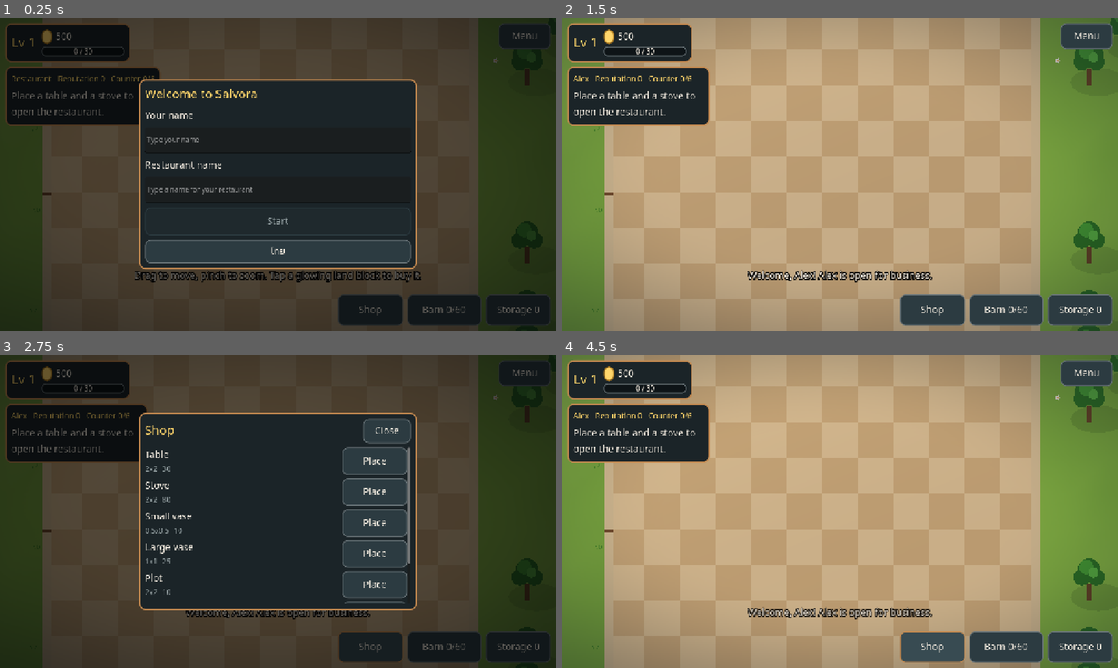
Above: before the commit, frames 1-4 (two rows, left to right).
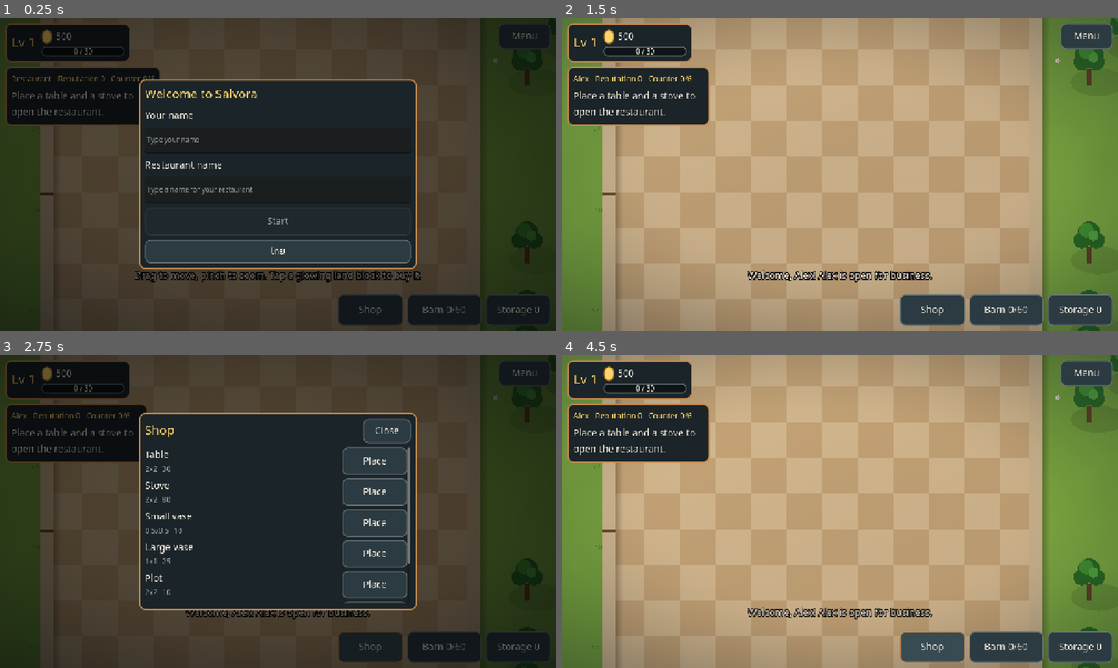
Above: after the commit, the same moments.

Repository: sakagitnat/My-game
Game: Godot game, scene res://scenes/world.tscn
Same seed, same stepped clock (60 frames per second), same inputs: the game is played once before the commit and once after it.
Inputs (mouse positions are in pixels of both pictures, inside the frame that each line leads up to):
- Up to frame 1 (0.25 s): no input
- Up to frame 2 (1.5 s): click (840, 140) at 0.52 s; type "Alex" at 0.6 s; click (840, 190) at 0.75 s; type "Alex" at 0.83 s; click "Start" at 1.25 s
- Up to frame 3 (2.75 s): click "Shop" at 2 s
- Up to frame 4 (4.5 s): click "Barn 0/60" at 2.75 s; click "Storage 0" at 3.5 s; click "Shop" at 4.25 s

The runs differ from the first frame. In frame 1, 0.6% of the frame differs, in the area x 7-87%, y 0-99%; in frame 2, 1.5%; in frame 3, 0.6%; in frame 4, 1.5%, in the area x 7-87%, y 0-100%.

Commit message:
Walls: thick side post overlapping the corner, floor shadow along walls, tall stove over the wall; template and docs follow
Co-Authored-By: Claude Sonnet 5.5 <noreply@anthropic.com>
Claude-Session: https://claude.ai/code/session_017R2xVMGFyizhgT3oNq3RGh

Diff:
--- a/assets/td/art_workshop/set_template_layout.json
+++ b/assets/td/art_workshop/set_template_layout.json
@@ -25,9 +25,9 @@
    "status": "now",
    "note": "ใช้ในเกมตอนนี้",
    "sheetW": 1920,
-   "sheetH": 1744,
+   "sheetH": 1808,
    "pxW": 480,
-   "pxH": 436,
+   "pxH": 452,
    "categories": [
     "พื้น",
     "ผนัง",
@@ -660,16 +660,16 @@
    "id": "wall_side",
    "folder": "walls",
    "file": "wall_side_01",
-   "w": 32,
+   "w": 48,
    "h": 384,
-   "x": 532,
+   "x": 524,
    "y": 484,
    "category": "ผนัง",
    "label": "ผนังข้าง (แถบเรียบ ไม่มีบัวหรือเส้นขวาง)",
    "hint": "wallside",
    "flags": "",
    "anchor": [
-    16,
+    24,
     384
    ],
    "sheet": "now_shop",
@@ -813,7 +813,7 @@
    "folder": "furniture",
    "file": "rest_stove_01",
    "w": 256,
-   "h": 256,
+   "h": 320,
    "x": 316,
    "y": 1428,
    "category": "ร้าน (ในเกมตอนนี้)",
@@ -822,7 +822,7 @@
    "flags": "",
    "anchor": [
     128,
-    256
+    320
    ],
    "sheet": "now_shop",
    "status": "now"
@@ -832,7 +832,7 @@
    "folder": "furniture",
    "file": "rest_stove_side_01",
    "w": 256,
-   "h": 256,
+   "h": 320,
    "x": 600,
    "y": 1428,
    "category": "ร้าน (ในเกมตอนนี้)",
@@ -841,7 +841,7 @@
    "flags": "",
    "anchor": [
     128,
-    256
+    320
    ],
    "sheet": "now_shop",
    "status": "now"
@@ -851,7 +851,7 @@
    "folder": "furniture",
    "file": "rest_stove_back_01",
    "w": 256,
-   "h": 256,
+   "h": 320,
    "x": 884,
    "y": 1428,
    "category": "ร้าน (ในเกมตอนนี้)",
@@ -860,7 +860,7 @@
    "flags": "",
    "anchor": [
     128,
-    256
+    320
    ],
    "sheet": "now_shop",
    "status": "now"
--- a/scripts/visuals/scene_decor.gd
+++ b/scripts/visuals/scene_decor.gd
@@ -6,7 +6,11 @@
 # shown while placing or moving. Reads only. Colours and shapes are code-drawn stand-ins until art arrives.
 const WALL_H := 192.0      # a wall is three blocks (cells) tall (pixel art 32x96 for one cell wide, shown at 2x); a door is two, a counter one
 const LOW_H := 32.0
-const SIDE_W := 16.0       # thickness of a wall seen from the side (pixel art 8x96)
+const SIDE_W := 24.0       # thickness of a wall seen from the side (pixel art 12x96, shown at 2x)
+const WALL_SHADOW := Color(0.12, 0.08, 0.05, 0.3)   # the dark the wall throws on the floor along its foot
+const SHADOW_W := 14.0
+const WALL_TOP := Color("f3e4d6")   # cap of a side wall post
+const WALL_CAP_EDGE := Color("9ea5ac")
 const FLOOR_A := Color("ead3a8")
 const FLOOR_B := Color("d9bb8b")
 const ROAD := Color("b79a6a")
@@ -24,7 +28,7 @@
 
 # Art ids tried first; when no such file is in assets/td, the code-drawn colours below are used instead.
 # Art is pixel art at 32 px per cell, drawn at 2x (a cell is 64 px). Ground tiles are 32x32, each ground kind can have several variants (_01, _02 ...) picked per
-# cell. Walls: plain wall 32x96, low wall 32x16, side wall 8x96; windows, doors, lamps and paintings are
+# cell. Walls: plain wall 32x96, low wall 32x16, side wall 12x96; windows, doors, lamps and paintings are
 # separate overlays on a plain wall (docs/ART_TOPDOWN.md).
 const TILE_ART := {
 	SceneLayout.Tile.SAND: ["tile_sand_01"],
@@ -244,7 +248,9 @@
 		var pb: PackedStringArray = b.split(",")
 		if int(pa[1]) != int(pb[1]):
 			return int(pa[1]) < int(pb[1])
-		return int(pa[0]) < int(pb[0]))
+		if int(pa[0]) != int(pb[0]):
+			return int(pa[0]) < int(pb[0])
+		return pa[2] == "n" and pb[2] != "n")   # at a corner the side wall is drawn last: its post overlaps the end of the front wall
 	for key in keys:
 		var p: PackedStringArray = str(key).split(",")
 		var x := int(p[0])
@@ -270,6 +276,8 @@
 		if kind != "low":
 			draw_rect(Rect2(a + Vector2(0, -18), Vector2(Iso.TILE_W, 18)), BASEBOARD)
 		draw_rect(Rect2(a + Vector2(0, -h), Vector2(Iso.TILE_W, 7 if kind != "low" else 5)), TRIM)
+	if kind != "door":
+		_draw_floor_shadow(a, a + Vector2(Iso.TILE_W, 0), Vector2(0, SHADOW_W))
 	var overlay := Assets.get_tex(WALL_OVERLAY.get(kind, ""))
 	if overlay != null:
 		# art anchor: the base line is 3/16 of the picture's width above the canvas bottom (24 px of a 128 px design, 6 px of the 32 px pixel art); a window's base sits 84 px up the wall (above a counter, which is 64 px tall), a door's on the floor line
@@ -300,17 +308,26 @@
 	var a := _pt(x - 0.5, y - 0.5)
 	var b := _pt(x - 0.5, end_y + 0.5)
 	var h := LOW_H if kind == "low" else WALL_H
-	var rect := Rect2(Vector2(a.x - SIDE_W * 0.5, a.y - h), Vector2(SIDE_W, b.y - a.y + h))
 	var tex := Assets.get_tex(WALL_SIDE_ART)
+	var side_w := tex.get_width() * 2.0 if tex != null else SIDE_W   # the post is as thick as its art (pixel art shown at 2x)
+	var rect := Rect2(Vector2(a.x - side_w * 0.5, a.y - h), Vector2(side_w, b.y - a.y + h))
+	_draw_floor_shadow(a + Vector2(side_w * 0.5, 0), b + Vector2(side_w * 0.5, 0), Vector2(SHADOW_W, 0))
 	if tex != null and kind != "low":
 		var n := end_y - y + 1
 		for i in n:
 			var yy := b.y - float(n - 1 - i) * Iso.TILE_H
-			draw_texture_rect(tex, Rect2(Vector2(a.x - SIDE_W * 0.5, yy - WALL_H), Vector2(SIDE_W, WALL_H)), false)
+			draw_texture_rect(tex, Rect2(Vector2(a.x - side_w * 0.5, yy - WALL_H), Vector2(side_w, WALL_H)), false)
+		draw_rect(Rect2(a + Vector2(-side_w * 0.5, -WALL_H), Vector2(side_w, 8)), WALL_TOP)   # the cap of the post: the art's top is plain because it repeats
+		draw_rect(Rect2(a + Vector2(-side_w * 0.5, -WALL_H + 8), Vector2(side_w, 2)), WALL_CAP_EDGE)
 	else:
 		draw_rect(rect, WALL_SIDE)
 		draw_rect(Rect2(rect.position + Vector2(0, rect.size.y - 8), Vector2(SIDE_W, 8)), BASEBOARD)
 		draw_rect(Rect2(rect.position, Vector2(SIDE_W, 6)), TRIM)
+
+# A soft dark band on the floor along a wall's foot, from `p0` to `p1`, fading out over `depth`: a wall stands on the floor and shades it.
+func _draw_floor_shadow(p0: Vector2, p1: Vector2, depth: Vector2) -> void:
+	draw_polygon(PackedVector2Array([p0, p1, p1 + depth, p0 + depth]),
+		PackedColorArray([WALL_SHADOW, WALL_SHADOW, Color(WALL_SHADOW, 0.0), Color(WALL_SHADOW, 0.0)]))
 
 # Door mat laid on the floor next to the doorway.
 func _draw_mat(x: int, y: int, side: bool) -> void:
--- a/tests/assets_check.gd
+++ b/tests/assets_check.gd
@@ -85,7 +85,7 @@
 				elif f.begins_with("wall_low"):
 					want = Vector2i(32, 16)
 				elif f.begins_with("wall_side"):
-					want = Vector2i(8, 96)
+					want = Vector2i(12, 96)
 				else:
 					want = Vector2i(32, 96)   # a wall is three blocks tall
 			if want != Vector2i.ZERO:
Binary file changed: assets/td/art_workshop/pilot/_contact.png
Binary file changed: assets/td/art_workshop/pilot/_room.png
Binary file changed: assets/td/art_workshop/pilot/pilot_sheet2_px.png
Binary file changed: assets/td/art_workshop/pilot/rest_stove_01.png
Binary file changed: assets/td/art_workshop/pilot/wall_side_01.png
Binary file changed: assets/td/art_workshop/set_template_2_now_shop_blank.png
Binary file changed: assets/td/art_workshop/set_template_2_now_shop_blank_px.png
Binary file changed: assets/td/art_workshop/set_template_2_now_shop_guide.png
Binary file changed: assets/td/art_workshop/set_template_2_now_shop_guide_2x.png
Binary file changed: assets/td/art_workshop/set_template_2_now_shop_guide_px.png
Not shown, changed: assets/td/art_workshop/set_template_2_now_shop_prompt.txt
Not shown, changed: assets/td/art_workshop/index.html
(and 7 more such lines)
